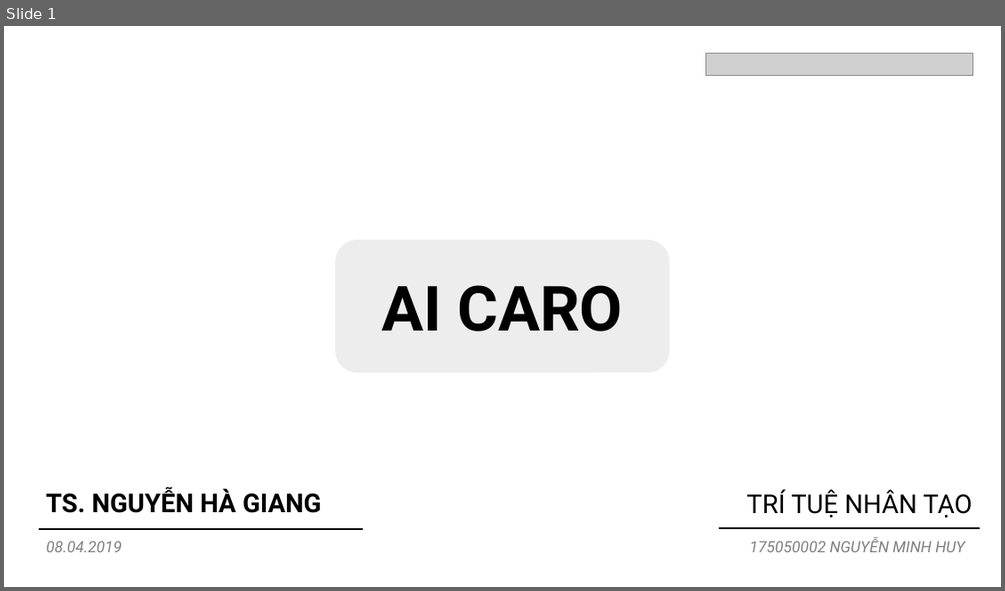
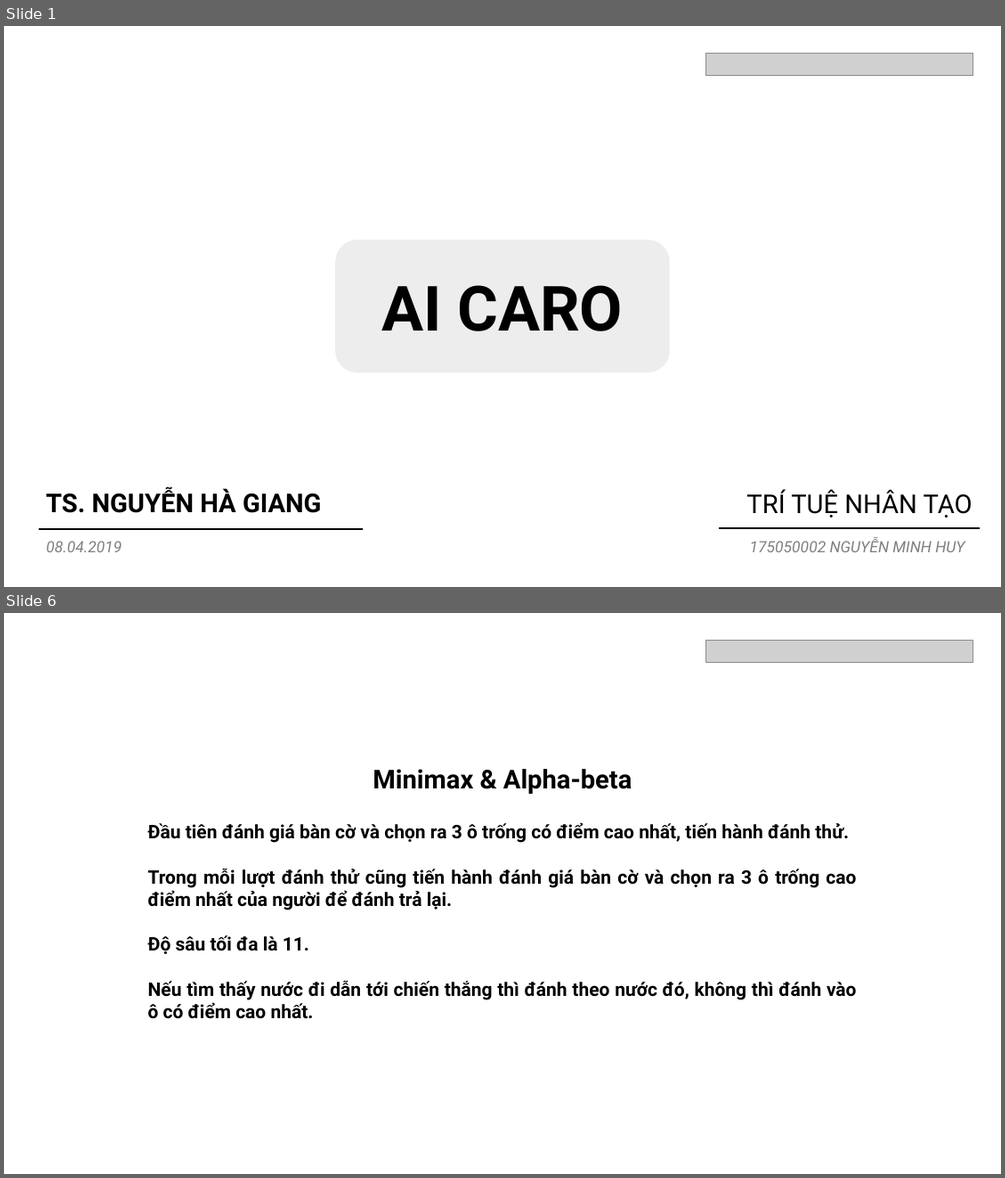
Before and after one commit to ithgnm/AI-Caro, a slide deck: Caro.pptx. Shown one above the other, each under a label of ours: slide 1 before the commit, slides 1 and 6 after it; the slides between them are not shown. The pictures are 1005x591 and 1005x1178 pixels, drawn with LibreOffice and Linux fonts; fonts in the diff are those of the drawing; grey boxes stand for pictures; background and template pictures are left out. Boxes give left, top, right and bottom in pixels: in the first picture for what was removed or moved away, otherwise in the second. Text is boxed around its words. In the diff, an @@ line names an element or a change of style, - is before the commit and + after.

```diff
--- a/Caro.pptx
+++ b/Caro.pptx
@@ slide 6 added at [4, 613, 1001, 1174], background picture (left out) @@
@@ picture added at [706, 641, 972, 663] @@
@@ text added at [372, 769, 632, 794], 25 pt, text #000000, bold @@
+Minimax & Alpha-beta
@@ text added at [148, 822, 857, 1019], 18 pt, text #000000, bold @@
+Đầu tiên đánh giá bàn cờ và chọn ra 3 ô trống có điểm cao nhất, tiến hành đánh thử.
+Trong mỗi lượt đánh thử cũng tiến hành đánh giá bàn cờ và chọn ra 3 ô trống cao điểm nhất của người để đánh trả lại.
+Độ sâu tối đa là 11.
+Nếu tìm thấy nước đi dẫn tới chiến thắng thì đánh theo nước đó, không thì đánh vào ô có điểm cao nhất.
```
Also in this commit, not shown: 7 other slides added, 1 slide removed.
